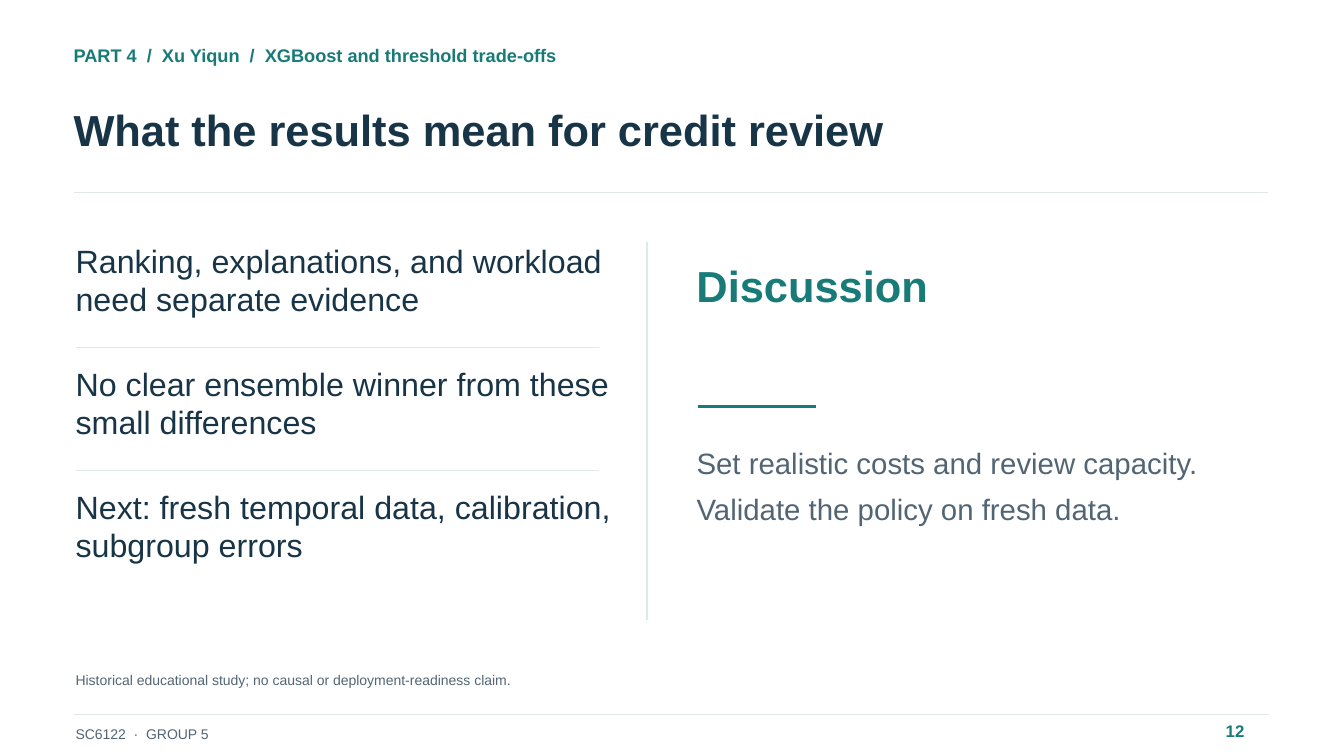
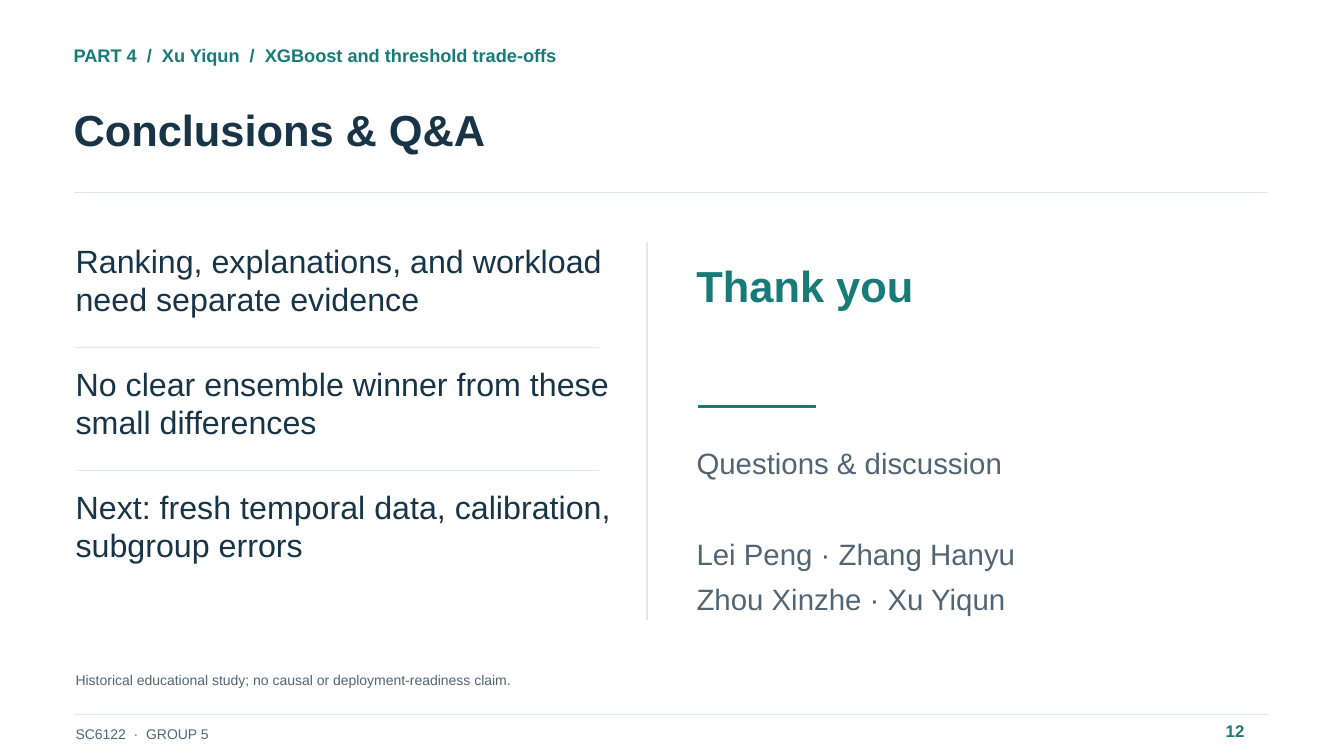
Before and after one commit to IcantFind-a-username/-SC6122-Group5-Credit-Default, a slide deck: slide 12 of submission/Group5_Presentation.pptx. Drawn at 1344x756 pixels with LibreOffice and Linux fonts; fonts in the diff are those of the drawing. Boxes give left, top, right and bottom in pixels: in the first picture for what was removed or moved away, otherwise in the second. Text is boxed around its words. In the diff, an @@ line names an element or a change of style, - is before the commit and + after.

Commit message:
build: deliver an explicit conclusion and Q&A closing slide

```diff
--- a/submission/Group5_Presentation.pptx
+++ b/submission/Group5_Presentation.pptx
@@ text at (x1=74, y1=114, x2=485, y2=154): text changed @@
-What the results mean for credit review
+Conclusions & Q&A
@@ text at (x1=696, y1=270, x2=913, y2=310): text changed @@
-Discussion
+Thank you
@@ text at (x1=697, y1=452, x2=1015, y2=616): text changed @@
-Set realistic costs and review capacity.
-Validate the policy on fresh data.
+Questions & discussion
+Lei Peng · Zhang Hanyu
+Zhou Xinzhe · Xu Yiqun
```
Also in this commit, not shown: 6 other files.
